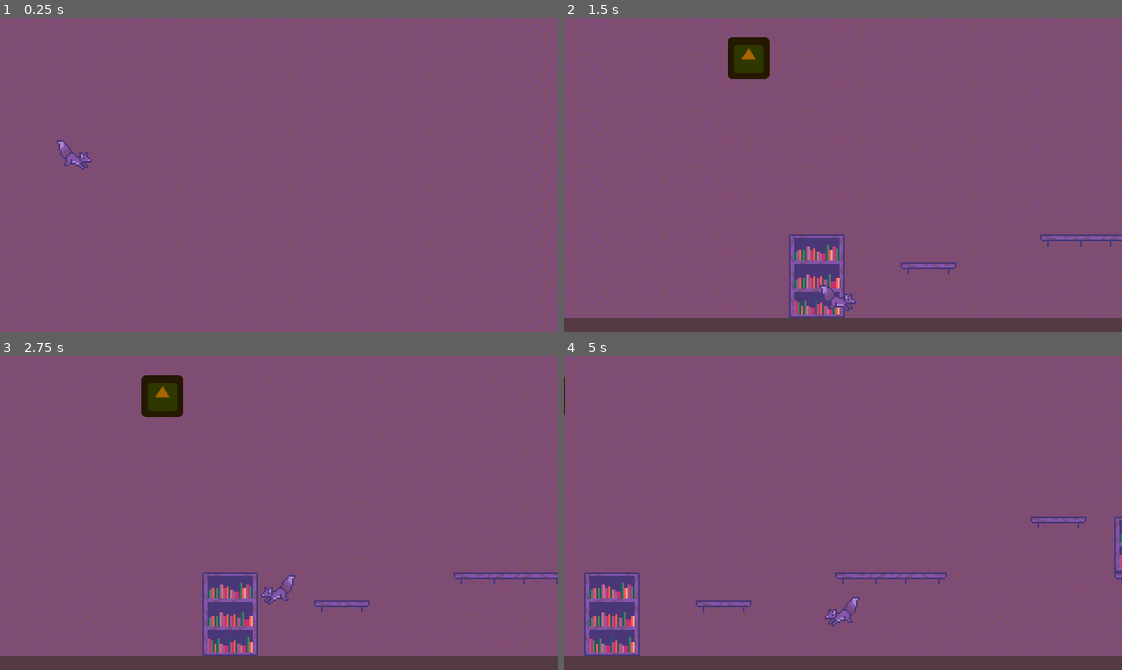
Above: before the commit, frames 1-4 (two rows, left to right).
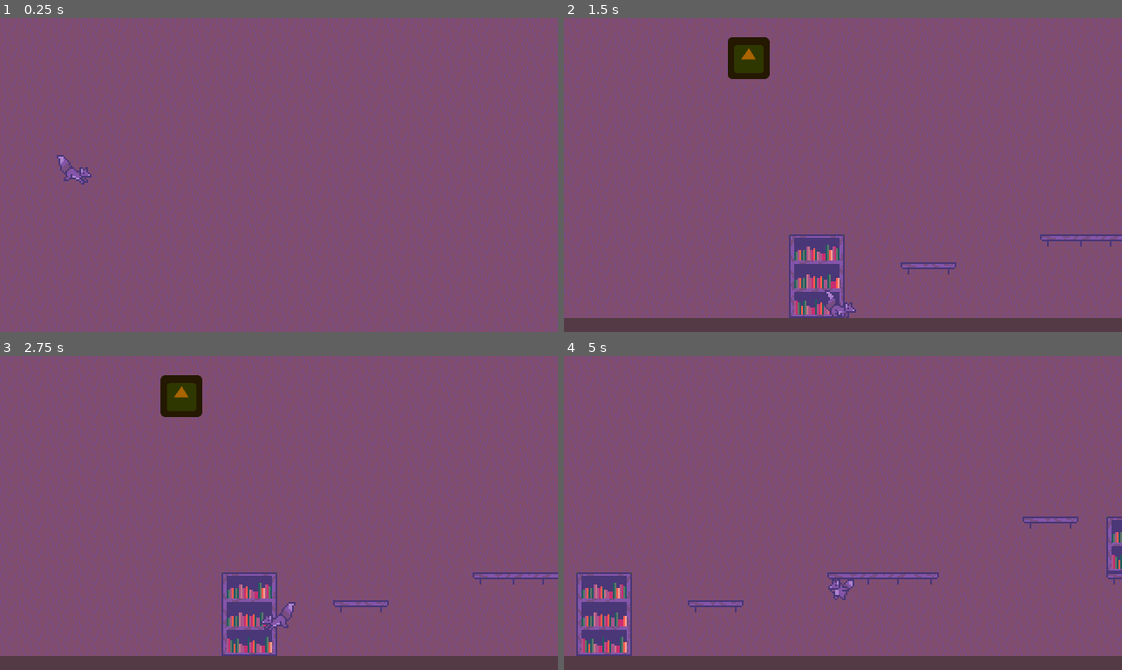
Above: after the commit, the same moments.

Repository: UniGDC/Cozy-Autumn-Game-Jam
Game: Godot game, scene res://Scenes/Main.tscn
The game is run twice, just before and just after one commit, with the same random seed, the same clock (stepped at 60 frames per second) and the same inputs. The engine's default icon, where the game draws it, is replaced by a stand-in: a white triangle on a blue panel in a dark square.
Inputs:
- Up to frame 1 (0.25 s): no input
- Up to frame 2 (1.5 s): hold D (right) from 0.53 s (still down); tap Space (jump) at 0.6, 0.77, 1.07 s; tap Ctrl (interact) at 1.35 s
- Up to frame 3 (2.75 s): tap Space (jump) at 1.52, 1.55, 1.82, 2.1 s; release D (right) at 2.03 s; hold A (left) from 2.03 s (still down)
- Up to frame 4 (5 s): release A (left) at 2.78 s; hold D (right) 2.78-4.28 s; tap Ctrl (interact) at 2.85, 4.35 s; tap Space (jump) at 3.02, 3.05, 3.32, 3.6, 3.77, 4.07, 4.52, 4.55, 4.82 s; hold A (left) from 4.28 s (still down)

The runs differ from the first frame. In frame 1, 0.4% of the frame differs, in the area x 10-17%, y 38-54%; in frame 2, 0.3%; in frame 3, 4.3%, in the area x 25-100%, y 6-96%; in frame 4, 3.1%.

Commit message:
Changed jump height

Diff:
--- a/Scenes/Main.tscn
+++ b/Scenes/Main.tscn
@@ -146,12 +146,13 @@
 
 [node name="Player" parent="." instance=ExtResource( 1 )]
 position = Vector2( 45, 39 )
+jump_height = 48.0
 
 [node name="Platform" type="TileMap" parent="."]
 tile_set = SubResource( 8 )
 cell_size = Vector2( 16, 16 )
 format = 1
-tile_data = PoolIntArray( 1114138, 7, 0, 1114139, 7, 3, 1245203, 7, 0, 1245204, 7, 2, 1245205, 7, 1, 1245206, 7, 3, 1245213, 7, 0, 1245214, 7, 2, 1310734, 7, 0, 1310735, 7, 3 )
+tile_data = PoolIntArray( 1114138, 7, 0, 1114139, 7, 3, 1245203, 7, 0, 1245204, 7, 2, 1245205, 7, 1, 1245206, 7, 3, 1245213, 7, 0, 1245214, 7, 3, 1310734, 7, 0, 1310735, 7, 3 )
 
 [node name="Background" type="TileMap" parent="."]
 z_index = -1
